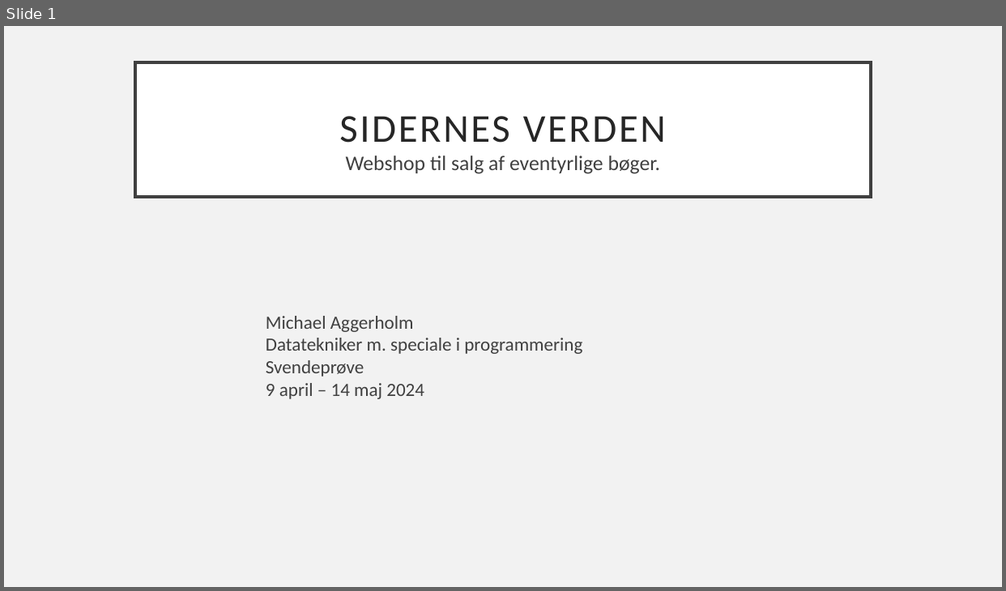
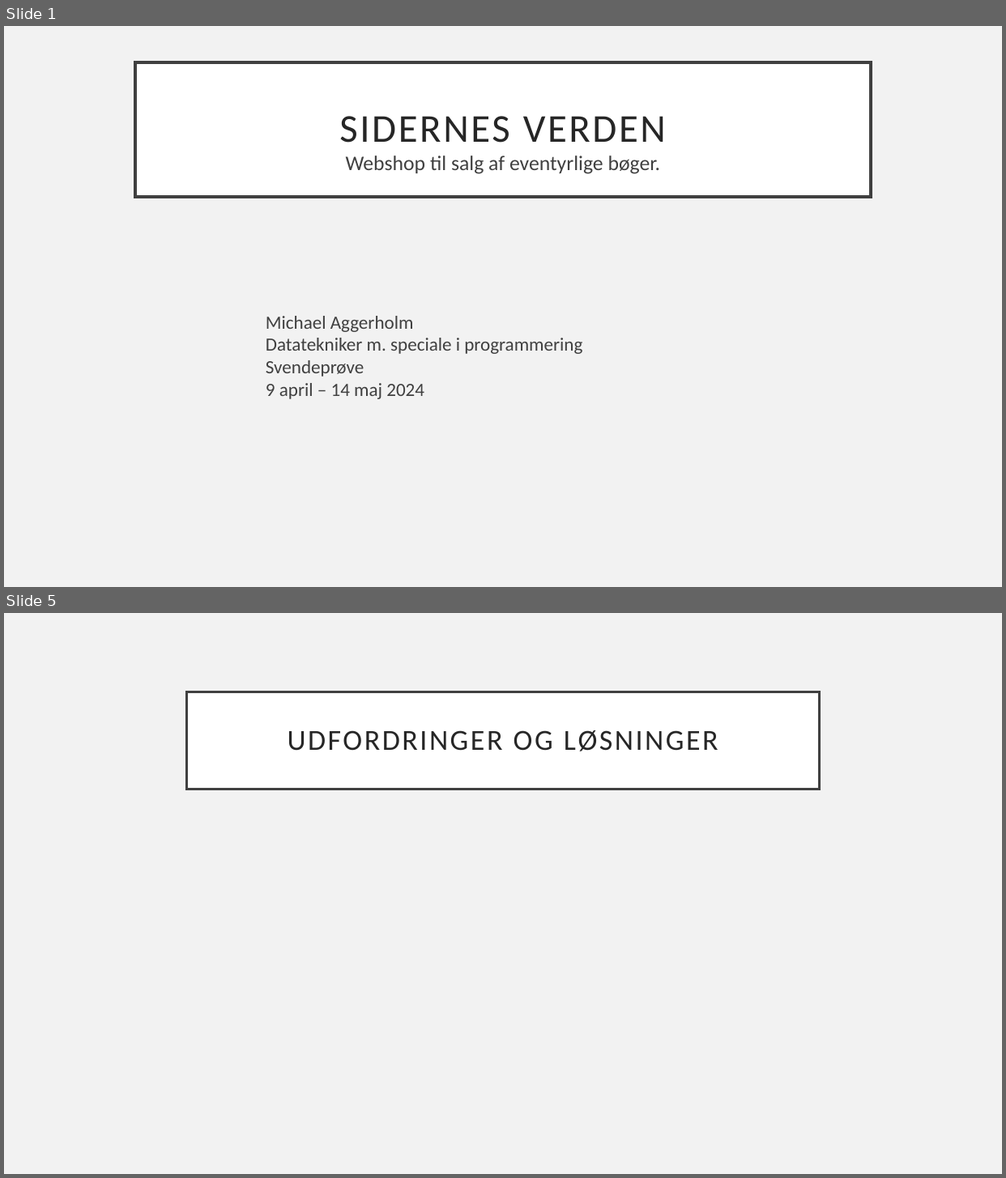
Before and after one commit to MichaelAggerholm/Apprentice_Test, a slide deck: Assets/Documents/Præsentation-sidernesVerden.pptx. Shown one above the other, each under a label of ours: slide 1 before the commit, slides 1 and 5 after it; the slides between them are not shown. The pictures are 1006x591 and 1006x1178 pixels, drawn with LibreOffice and Linux fonts; fonts in the diff are those of the drawing. Boxes give left, top, right and bottom in pixels: in the first picture for what was removed or moved away, otherwise in the second. Text is boxed around its words. In the diff, an @@ line names an element or a change of style, - is before the commit and + after.

```diff
--- a/Assets/Documents/Præsentation-sidernesVerden.pptx
+++ b/Assets/Documents/Præsentation-sidernesVerden.pptx
@@ slide 5 added at <box>4,613,1002,1174</box>, background #F2F2F2 @@
@@ title added at <box>187,692,819,789</box>, fill #FFFFFF, outline #404040 2.5 pt, 28 pt, text #262626 @@
+UDFORDRINGER OG LØSNINGER
```
Also in this commit, not shown: 10 other slides added, 2 slides removed.
